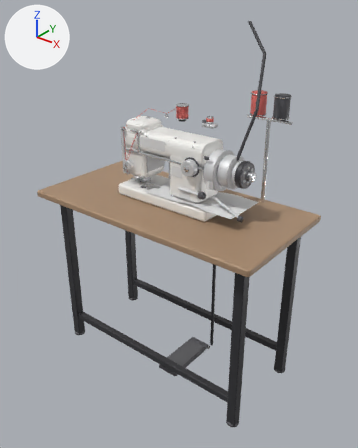
Before and after pictures for a commit that changed the glTF model public/models/shunfa-sf5550.glb.
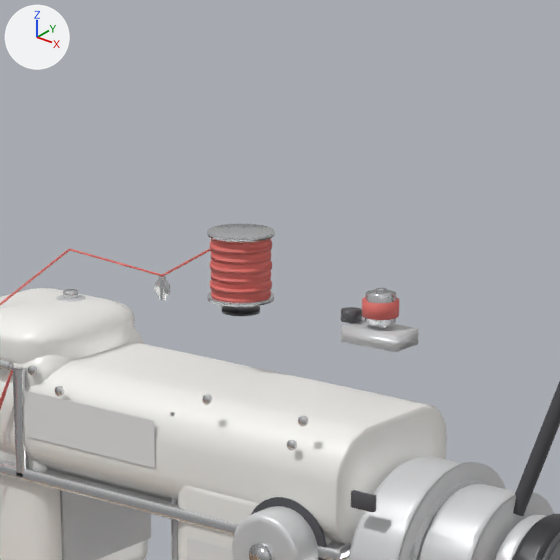
The first picture shows the older version from a 50 mm lens placed at (1.227, -1.5, 1.627), pointed at (0.04, -0.016, 0.707). The close-ups show the older and then the newer version on the part from 38% to 69% of the width and 13% to 38% of the height of that picture. Only the edits that show in the close-ups are written down. Arrows for +X, +Y and +Z are at upper left; the lights stay in place. Where no turn or scale is listed for an object, it has been applied to the vertices.
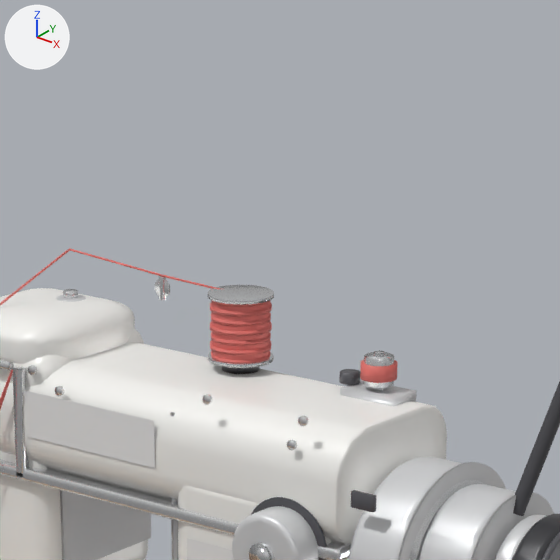
The change, as a list of edits to the scene's bpy script:
```text
Change ob_spool_pad:
    ob_spool_pad.location: (0.02, 0.03, 1.14) -> (0.02, 0.03, 1.092)
Change ob_thread_spool_top:
    ob_thread_spool_top.location: (0.02, 0.03, 1.175) -> (0.02, 0.03, 1.127)
Change ob_thread_spool_top_ridge_0:
    ob_thread_spool_top_ridge_0.location: (0.02, 0.03, 1.152) -> (0.02, 0.03, 1.104)
Change ob_thread_spool_top_ridge_1:
    ob_thread_spool_top_ridge_1.location: (0.02, 0.03, 1.16) -> (0.02, 0.03, 1.112)
Change ob_thread_spool_top_ridge_2:
    ob_thread_spool_top_ridge_2.location: (0.02, 0.03, 1.167) -> (0.02, 0.03, 1.119)
Change ob_thread_spool_top_ridge_3:
    ob_thread_spool_top_ridge_3.location: (0.02, 0.03, 1.175) -> (0.02, 0.03, 1.127)
Change ob_thread_spool_top_ridge_4:
    ob_thread_spool_top_ridge_4.location: (0.02, 0.03, 1.183) -> (0.02, 0.03, 1.135)
Change ob_thread_spool_top_ridge_5:
    ob_thread_spool_top_ridge_5.location: (0.02, 0.03, 1.19) -> (0.02, 0.03, 1.142)
Change ob_thread_spool_top_ridge_6:
    ob_thread_spool_top_ridge_6.location: (0.02, 0.03, 1.198) -> (0.02, 0.03, 1.15)
Change ob_thread_spool_top_flange_a:
    ob_thread_spool_top_flange_a.location: (0.02, 0.03, 1.15) -> (0.02, 0.03, 1.102)
Change ob_thread_spool_top_flange_b:
    ob_thread_spool_top_flange_b.location: (0.02, 0.03, 1.2) -> (0.02, 0.03, 1.152)
Change ob_bwinder_base:
    ob_bwinder_base.location: (0.15, 0.035, 1.14) -> (0.15, 0.035, 1.092)
Change ob_bwinder_spindle:
    ob_bwinder_spindle.location: (0.15, 0.035, 1.16) -> (0.15, 0.035, 1.112)
Change ob_bwinder_bobbin:
    ob_bwinder_bobbin.location: (0.15, 0.035, 1.161) -> (0.15, 0.035, 1.113)
Change ob_bwinder_thread:
    ob_bwinder_thread.location: (0.15, 0.035, 1.161) -> (0.15, 0.035, 1.113)
Change ob_bwinder_tire:
    ob_bwinder_tire.location: (0.123, 0.035, 1.151) -> (0.123, 0.035, 1.103)
Change ob_thread_seg_0:
    ob_thread_seg_0.location: (-0.02, 0.03, 1.177) -> (-0.02, 0.03, 1.153)
    ob_thread_seg_0.rotation_euler: (0.512, 0.0, -1.571) -> (0.0375, 0.0, 1.571)  # degrees (29, 0, -90) -> degrees (2.1, 0, 90)
```

Location of each change, (x1, y1, x2, y2) in pixels of the close-ups (560 x 560 px):
'thread_spool_top', moved: before (211, 240, 271, 299); after (211, 301, 270, 360)
'bwinder_base', moved: before (341, 318, 419, 352); after (340, 380, 417, 406)
'thread_spool_top_flange_b', moved: before (207, 224, 275, 242); after (208, 285, 274, 305)
'bwinder_thread', moved: before (362, 297, 399, 320); after (360, 360, 398, 383)
'bwinder_bobbin', moved: before (365, 289, 396, 326); after (363, 352, 394, 388)
'thread_spool_top_ridge_5', moved: before (210, 241, 272, 255); after (210, 302, 272, 317)
'thread_spool_top_ridge_1', moved: before (210, 280, 272, 295); after (210, 340, 271, 356)
'thread_spool_top_ridge_3', moved: before (210, 261, 272, 275); after (210, 321, 272, 337)
'thread_spool_top_flange_a', moved: before (208, 292, 274, 307); after (208, 352, 274, 368)
'thread_spool_top_ridge_4', moved: before (211, 253, 271, 265); after (211, 313, 271, 327)
'thread_spool_top_ridge_2', moved: before (211, 271, 271, 285); after (211, 332, 271, 346)
'bwinder_tire', moved: before (341, 307, 362, 323); after (339, 369, 360, 385)
'spool_pad', moved: before (222, 306, 260, 316); after (222, 367, 260, 374)
'thread_spool_top_ridge_0', moved: before (211, 291, 271, 302); after (211, 351, 270, 363)
'thread_spool_top_ridge_6', moved (mostly hidden): before (211, 238, 271, 245); after (211, 300, 271, 307)
'thread_seg_0', moved, turned: before (162, 249, 211, 277); after (162, 275, 221, 289)
'bwinder_spindle', moved: before (375, 288, 387, 329); after (373, 351, 385, 391)
